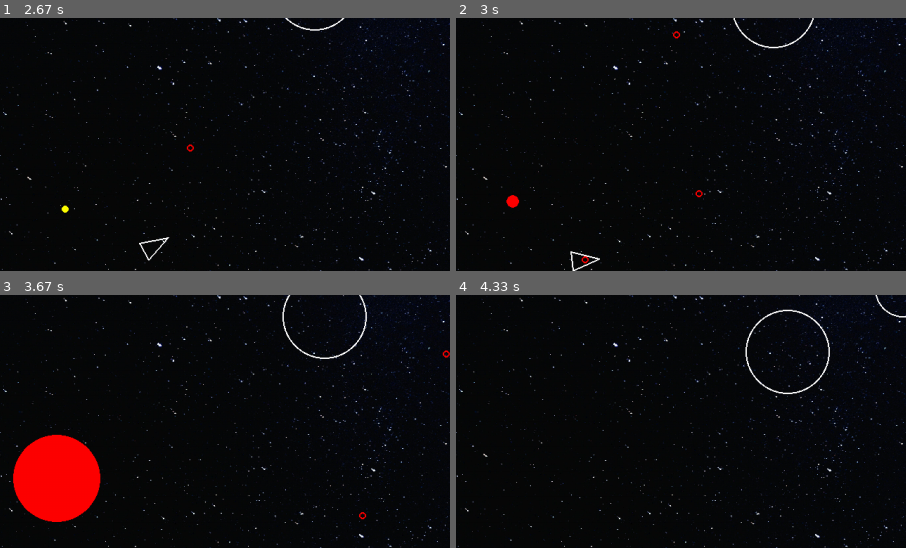
Above: before the commit, frames 1-4 (two rows, left to right).
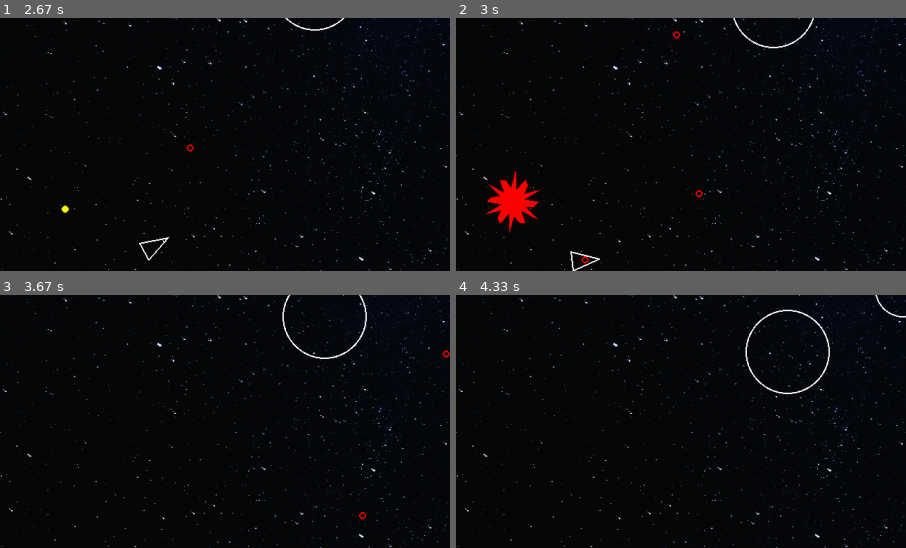
Above: after the commit, the same moments.

Repository: JaydeHowell/asteroids-pygame
Game: pygame game, started from main.py
The game is run twice, just before and just after one commit, with the same random seed, the same clock (stepped at 60 frames per second) and the same inputs.
Inputs:
- Up to frame 1 (2.67 s): tap Space at 0.33, 0.73, 1.03, 1.23, 1.57, 1.87, 2.07, 2.37, 2.63 s; hold D 0.67-1.13 s; tap C at 0.82, 2.15 s; hold W 1.17-1.47 s; hold D 1.5-1.97 s; hold A 2-2.53 s; hold S from 2.57 s (still down)
- Up to frame 2 (3 s): release S at 2.87 s; hold A from 2.9 s (still down); tap Space at 2.97 s
- Up to frame 3 (3.67 s): tap Space at 3.27, 3.4 s; release A at 3.3 s; hold W from 3.33 s (still down); tap C at 3.48 s
- Up to frame 4 (4.33 s): release W at 3.7 s; hold D from 3.73 s (still down); tap Space at 3.8, 4.1 s
The pictures show only the part of the screen within x 35-85%, y 0-50%; the shares and areas given below are measured in that part.

Frame 1 is identical in both runs. In frame 2, 1.2% of the frame differs, in the area x 6-19%, y 60-85%; in frame 3, 5.3%, in the area x 2-23%, y 54-90%; in frame 4, nothing differs.

Commit message:
make explosions more lumpy

Diff:
--- a/blast.py
+++ b/blast.py
@@ -1,16 +1,44 @@
 import pygame
+import math
+import random
 from circleshape import CircleShape
+from constants import BLAST_VERTICES
 
 class Blast(CircleShape):
     def __init__(self, x: float, y: float, max_radius: float):
-        super().__init__(x, y, 0)
+        super().__init__(x, y, radius=20)
         self.max_radius = max_radius
+        self.time_integral = 0.0
+        self.phase_velocity = random.uniform(2.0, 8.0)
+        self.spatial_frequency = random.randint(7, 14)
+        self.amplitude = random.randint(10, 20)
 
     def draw(self, screen):
-        pygame.draw.circle(screen, "red", self.position, self.radius, width=0)
+        points = self.get_polar()
+        pygame.draw.polygon(screen, "red", points, width=0)
 
 
     def update(self, dt):
+        self.time_integral += dt
         self.radius += (self.max_radius * dt)
         if self.radius >= self.max_radius:
             self.kill()
+
+
+    def get_polar(self) -> list:
+        coordinates = []
+
+        step_size = 2 * math.pi / BLAST_VERTICES
+
+        for i in range(BLAST_VERTICES):
+
+            theta = i * step_size
+            blast_radius = self.radius + self.amplitude * math.sin(self.spatial_frequency * theta + self.phase_velocity * self.time_integral)
+
+            x = self.position.x + blast_radius * math.cos(theta)
+            y = self.position.y + blast_radius * math.sin(theta)
+
+            coordinates.append((x, y))
+
+
+        return coordinates
--- a/constants.py
+++ b/constants.py
@@ -15,6 +15,8 @@
 BOMB_DROP_COOLDOWN = 3
 BOMB_DRIFT_SPEED = 75
 
+BLAST_VERTICES = 30
+
 ASTEROID_MIN_RADIUS = 20
 ASTEROID_KINDS = 3
 ASTEROID_SPAWN_RATE_SECONDS = 0.8
